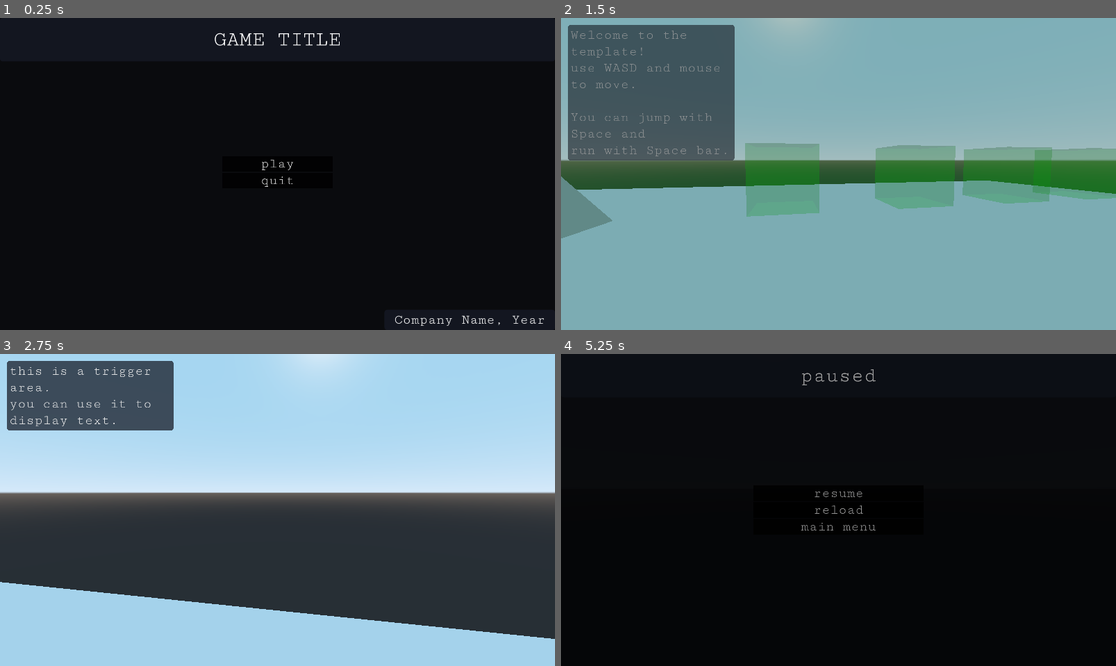
Above: before the commit, frames 1-4 (two rows, left to right).
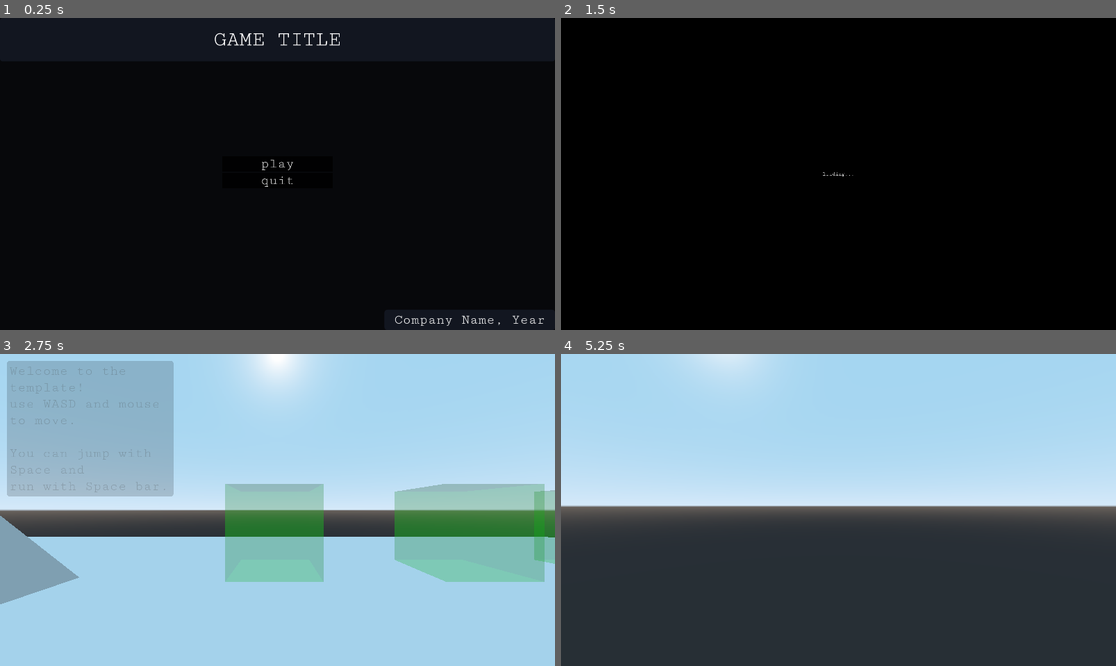
Above: after the commit, the same moments.

Repository: Zafuzi/DiverDash
Game: Godot game, scene res://scenes/main_menu.tscn
Same seed, same stepped clock (60 frames per second), same inputs: the game is played once before the commit and once after it.
Inputs (mouse positions are in pixels of both pictures, inside the frame that each line leads up to):
- Up to frame 1 (0.25 s): no input
- Up to frame 2 (1.5 s): click "play" at 0.5 s; move the mouse to (866, 174) at 1.27 s; press the mouse at (866, 174) at 1.28 s; hold W (move_forward) from 1.28 s (still down)
- Up to frame 3 (2.75 s): keep holding W (move_forward); tap Space (jump) at 1.52, 2.27 s; move the mouse to (249, 510) at 2.02 s; release the mouse at (249, 510) at 2.03 s; tap Shift (run) at 2.1 s
- Up to frame 4 (5.25 s): move the mouse to (849, 503) at 2.77 s; press the mouse at (849, 503) at 2.78 s; move the mouse to (832, 516) at 3.52 s; release the mouse at (832, 516) at 3.53 s; tap Shift (run) at 3.6 s; tap Space (jump) at 3.77, 4.52 s; tap Enter at 4.25 s; move the mouse to (877, 513) at 4.27 s; press the mouse at (877, 513) at 4.28 s; tap Escape (escape) at 4.9 s; release W (move_forward) at 5 s; release the mouse at (877, 513) at 5 s; click "reload" at 5 s

The runs differ from the first frame. In frame 2, 100% of the frame differs, in the area x 0-100%, y 0-100%; in frame 3, 50%; in frame 4, 100%.
Error before the commit: Second argument of yield() not a string (for signal name). (res://scripts/pause_menu.gd:28)
Error after the commit: Attempt to call function 'get_name' in base 'null instance' on a null instance. (res://scripts/loader.gd:66)

Commit message:
* switched fader to a proper loader

Diff:
--- a/main_theme.tres
+++ b/main_theme.tres
@@ -1,4 +1,6 @@
-[gd_resource type="Theme" load_steps=6 format=2]
+[gd_resource type="Theme" load_steps=8 format=2]
+
+[ext_resource path="res://fonts/CutiveMono_Regular.ttf" type="DynamicFontData" id=1]
 
 [sub_resource type="StyleBoxFlat" id=1]
 bg_color = Color( 0.25098, 0.25098, 0.25098, 1 )
@@ -15,7 +17,12 @@
 [sub_resource type="StyleBoxFlat" id=5]
 bg_color = Color( 0, 0, 0, 1 )
 
+[sub_resource type="DynamicFont" id=6]
+size = 18
+font_data = ExtResource( 1 )
+
 [resource]
+default_font = SubResource( 6 )
 Button/colors/font_color = Color( 0.88, 0.88, 0.88, 1 )
 Button/colors/font_color_disabled = Color( 0.9, 0.9, 0.9, 0.2 )
 Button/colors/font_color_hover = Color( 0.94, 0.94, 0.94, 1 )
--- a/nodes/fader.tscn
+++ /dev/null
@@ -1,25 +0,0 @@
-[gd_scene load_steps=2 format=2]
-
-[ext_resource path="res://scripts/fader.gd" type="Script" id=1]
-
-[node name="fader" type="CanvasLayer"]
-pause_mode = 2
-layer = 100
-script = ExtResource( 1 )
-
-[node name="rect" type="ColorRect" parent="."]
-anchor_right = 1.0
-anchor_bottom = 1.0
-mouse_filter = 2
-color = Color( 0, 0, 0, 0 )
-__meta__ = {
-"_edit_use_anchors_": false
-}
-
-[node name="tween" type="Tween" parent="."]
-
-[node name="timer" type="Timer" parent="."]
-wait_time = 0.5
-one_shot = true
-
-[connection signal="timeout" from="timer" to="." method="_change_scene"]
--- /dev/null
+++ b/nodes/loader.tscn
@@ -0,0 +1,187 @@
+[gd_scene load_steps=6 format=2]
+
+[ext_resource path="res://scripts/loader.gd" type="Script" id=1]
+[ext_resource path="res://main_theme.tres" type="Theme" id=2]
+
+[sub_resource type="Animation" id=5]
+length = 0.001
+tracks/0/type = "value"
+tracks/0/path = NodePath("fader:visible")
+tracks/0/interp = 1
+tracks/0/loop_wrap = true
+tracks/0/imported = false
+tracks/0/enabled = true
+tracks/0/keys = {
+"times": PoolRealArray( 0 ),
+"transitions": PoolRealArray( 1 ),
+"update": 0,
+"values": [ false ]
+}
+tracks/1/type = "value"
+tracks/1/path = NodePath("fader:modulate")
+tracks/1/interp = 1
+tracks/1/loop_wrap = true
+tracks/1/imported = false
+tracks/1/enabled = true
+tracks/1/keys = {
+"times": PoolRealArray( 0 ),
+"transitions": PoolRealArray( 1 ),
+"update": 0,
+"values": [ Color( 1, 1, 1, 1 ) ]
+}
+
+[sub_resource type="Animation" id=3]
+resource_name = "fade_in"
+length = 0.5
+tracks/0/type = "value"
+tracks/0/path = NodePath("fader:self_modulate")
+tracks/0/interp = 1
+tracks/0/loop_wrap = true
+tracks/0/imported = false
+tracks/0/enabled = true
+tracks/0/keys = {
+"times": PoolRealArray( 0, 0.5 ),
+"transitions": PoolRealArray( 1, 1 ),
+"update": 0,
+"values": [ Color( 0, 0, 0, 0 ), Color( 0, 0, 0, 1 ) ]
+}
+tracks/1/type = "value"
+tracks/1/path = NodePath("fader/rect:color")
+tracks/1/interp = 1
+tracks/1/loop_wrap = true
+tracks/1/imported = false
+tracks/1/enabled = true
+tracks/1/keys = {
+"times": PoolRealArray( 0, 0.5 ),
+"transitions": PoolRealArray( 1, 1 ),
+"update": 0,
+"values": [ Color( 0, 0, 0, 0 ), Color( 0, 0, 0, 1 ) ]
+}
+tracks/2/type = "value"
+tracks/2/path = NodePath("fader/label:custom_colors/font_color")
+tracks/2/interp = 1
+tracks/2/loop_wrap = true
+tracks/2/imported = false
+tracks/2/enabled = true
+tracks/2/keys = {
+"times": PoolRealArray( 0, 0.5 ),
+"transitions": PoolRealArray( 1, 1 ),
+"update": 0,
+"values": [ Color( 1, 1, 1, 0 ), Color( 1, 1, 1, 1 ) ]
+}
+tracks/3/type = "value"
+tracks/3/path = NodePath("fader:visible")
+tracks/3/interp = 1
+tracks/3/loop_wrap = true
+tracks/3/imported = false
+tracks/3/enabled = true
+tracks/3/keys = {
+"times": PoolRealArray( 0 ),
+"transitions": PoolRealArray( 1 ),
+"update": 1,
+"values": [ true ]
+}
+tracks/4/type = "value"
+tracks/4/path = NodePath("fader:modulate")
+tracks/4/interp = 1
+tracks/4/loop_wrap = true
+tracks/4/imported = false
+tracks/4/enabled = true
+tracks/4/keys = {
+"times": PoolRealArray( 0 ),
+"transitions": PoolRealArray( 1 ),
+"update": 0,
+"values": [ Color( 1, 1, 1, 1 ) ]
+}
+
+[sub_resource type="Animation" id=4]
+resource_name = "fade_out"
+length = 0.5
+tracks/0/type = "value"
+tracks/0/path = NodePath("fader:self_modulate")
+tracks/0/interp = 1
+tracks/0/loop_wrap = true
+tracks/0/imported = false
+tracks/0/enabled = true
+tracks/0/keys = {
+"times": PoolRealArray( 0, 0.5 ),
+"transitions": PoolRealArray( 1, 1 ),
+"update": 0,
+"values": [ Color( 0, 0, 0, 1 ), Color( 0, 0, 0, 0 ) ]
+}
+tracks/1/type = "value"
+tracks/1/path = NodePath("fader/rect:color")
+tracks/1/interp = 1
+tracks/1/loop_wrap = true
+tracks/1/imported = false
+tracks/1/enabled = true
+tracks/1/keys = {
+"times": PoolRealArray( 0, 0.5 ),
+"transitions": PoolRealArray( 1, 1 ),
+"update": 0,
+"values": [ Color( 0, 0, 0, 1 ), Color( 0, 0, 0, 0 ) ]
+}
+tracks/2/type = "value"
+tracks/2/path = NodePath("fader/label:custom_colors/font_color")
+tracks/2/interp = 1
+tracks/2/loop_wrap = true
+tracks/2/imported = false
+tracks/2/enabled = true
+tracks/2/keys = {
+"times": PoolRealArray( 0, 0.5 ),
+"transitions": PoolRealArray( 1, 1 ),
+"update": 0,
+"values": [ Color( 1, 1, 1, 1 ), Color( 1, 1, 1, 0 ) ]
+}
+tracks/3/type = "value"
+tracks/3/path = NodePath("fader:visible")
+tracks/3/interp = 1
+tracks/3/loop_wrap = true
+tracks/3/imported = false
+tracks/3/enabled = true
+tracks/3/keys = {
+"times": PoolRealArray( 0.5 ),
+"transitions": PoolRealArray( 1 ),
+"update": 1,
+"values": [ false ]
+}
+
+[node name="fader" type="CanvasLayer"]
+pause_mode = 2
+layer = 100
+script = ExtResource( 1 )
+
+[node name="fader" type="Control" parent="."]
+visible = false
+self_modulate = Color( 0, 0, 0, 1 )
+anchor_right = 1.0
+anchor_bottom = 1.0
+__meta__ = {
+"_edit_use_anchors_": false
+}
+
+[node name="rect" type="ColorRect" parent="fader"]
+anchor_right = 1.0
+anchor_bottom = 1.0
+mouse_filter = 2
+color = Color( 0, 0, 0, 1 )
+__meta__ = {
+"_edit_use_anchors_": false
+}
+
+[node name="label" type="Label" parent="fader"]
+anchor_right = 1.0
+anchor_bottom = 1.0
+theme = ExtResource( 2 )
+custom_colors/font_color = Color( 1, 1, 1, 1 )
+text = "loading..."
+align = 1
+valign = 1
+__meta__ = {
+"_edit_use_anchors_": false
+}
+
+[node name="animation" type="AnimationPlayer" parent="."]
+anims/RESET = SubResource( 5 )
+anims/fade_in = SubResource( 3 )
+anims/fade_out = SubResource( 4 )
--- a/project.godot
+++ b/project.godot
@@ -22,9 +22,9 @@
 
 [autoload]
 
-fader="*res://nodes/fader.tscn"
+loader="*res://nodes/loader.tscn"
 fullscreen="*res://nodes/fullscreen.tscn"
-PiperSocket="*res://scripts/piperSocket.gd"
+piper="*res://scripts/piperSocket.gd"
 
 [display]
 
@@ -86,4 +86,5 @@
 
 [rendering]
 
+environment/default_clear_color=Color( 0, 0, 0, 1 )
 environment/default_environment="res://default_env.tres"
--- a/scripts/fader.gd
+++ /dev/null
@@ -1,45 +0,0 @@
-extends CanvasLayer
-
-var path = "test"
-
-var duration = 0.5
-var rect
-var tween
-var timer
-
-func _ready():
-	rect = $rect
-	tween = $tween
-	timer = $timer
-	timer.wait_time = duration
-
-func _fade_start(var scene_path):
-	path = "res://scenes/" + scene_path + ".tscn"
-	var file = File.new()
-	if file.file_exists(path):
-		_fade_out()
-		timer.start()
-	else:
-		_reload_scene()
-
-func _fade_in():
-	tween.interpolate_property(rect, "color",
-	rect.color, Color(0.0, 0.0, 0.0, 0.0), duration,
-	Tween.TRANS_LINEAR, Tween.EASE_IN_OUT)
-	tween.start()
-
-func _fade_out():
-	tween.interpolate_property(rect, "color",
-	rect.color, Color(0.0, 0.0, 0.0, 1.0), duration,
-	Tween.TRANS_LINEAR, Tween.EASE_IN_OUT)
-	tween.start()
-
-func _reload_scene():
-	var current_scene = get_tree().get_current_scene().get_name()
-	path = "res://scenes/" + current_scene + ".tscn"
-	_fade_out()
-	timer.start()
-
-func _change_scene():
-	get_tree().change_scene(path)
-	_fade_in()
--- /dev/null
+++ b/scripts/loader.gd
@@ -0,0 +1,68 @@
+extends CanvasLayer
+
+var loader
+var wait_frames
+var time_max = 100 # msec
+var current_scene
+
+func _ready():
+	var root = get_tree().get_root()
+	current_scene = root.get_child(root.get_child_count() -1)
+
+func goto_scene(path): # Game requests to switch to this scene.
+	fade_in()
+	loader = ResourceLoader.load_interactive("res://scenes/" + path + ".tscn")
+	if loader == null: # Check for errors.
+		push_error("failed to load path: " + path)
+		return
+	set_process(true)
+	current_scene.queue_free() # Get rid of the old scene.
+
+func fade_in():
+	$animation.play("fade_in")
+	wait_frames = 100
+
+
+func fade_out():
+	$animation.play("fade_out")
+	wait_frames = 100
+
+func _process(time):
+	if loader == null:
+		# no need to process anymore
+		set_process(false)
+		return
+
+	# Wait for frames to let the "loading" animation show up.
+	if wait_frames > 0:
+		wait_frames -= 1
+		return
+
+	var t = OS.get_ticks_msec()
+	# Use "time_max" to control for how long we block this thread.
+	while OS.get_ticks_msec() < t + time_max:
+		# Poll your loader.
+		var err = loader.poll()
+
+		if err == ERR_FILE_EOF: # Finished loading.
+			var resource = loader.get_resource()
+			loader = null
+			set_new_scene(resource)
+			break
+		elif err == OK:
+			#update_progress()
+			pass
+		else: # Error during loading.
+			push_error(str(err))
+			loader = null
+			break
+
+func set_new_scene(scene_resource):
+	current_scene = scene_resource.instance()
+	get_node("/root").add_child(current_scene)
+	fade_out()
+
+func reload_scene():
+	var current_scene = get_tree().get_current_scene().get_name()
+	var path = "res://scenes/" + current_scene + ".tscn"
+	get_tree().reload_current_scene()
--- a/scripts/pause_menu.gd
+++ b/scripts/pause_menu.gd
@@ -25,9 +25,9 @@
 	menu.hide()
 
 func _reload():
-	yield(self, fader._reload_scene())
+	loader.reload_scene()
 	_unpause_game()
 
 func _main_menu():
 	menu.hide()
-	fader._fade_start("main_menu")
+	loader.goto_scene("main_menu")
--- a/scripts/play_button.gd
+++ b/scripts/play_button.gd
@@ -4,4 +4,4 @@
 
 func _play_game():
 	Input.set_mouse_mode(Input.MOUSE_MODE_CAPTURED)
-	fader._fade_start(start_scene)
+	loader.goto_scene(start_scene)
--- a/scripts/player.gd
+++ b/scripts/player.gd
@@ -30,7 +30,7 @@
 		pos = self.global_transform.origin,
 		rot = self.rotation
 	}
-	PiperSocket._send(message)
+	piper._send(message)
 
 func _physics_process(delta):
 
@@ -75,7 +75,7 @@
 	#prevents infinite falling
 	if translation.y < fall_limit and playable:
 		playable = false
-		fader._reload_scene()
+		loader.reload_scene()
 
 func _unhandled_input(event):
 	if event is InputEventMouseMotion and playable:
--- a/scripts/portal.gd
+++ b/scripts/portal.gd
@@ -4,4 +4,4 @@
 
 func _portal_use():
 	Input.set_mouse_mode(Input.MOUSE_MODE_VISIBLE)
-	fader._fade_start(path)
+	loader.goto_scene(path)
--- a/scripts/quit_button.gd
+++ b/scripts/quit_button.gd
@@ -6,7 +6,6 @@
 	timer = $timer
 
 func _quit_pressed():
-	fader._fade_out()
 	timer.start()
 
 func _quit_game():
--- a/scripts/warp.gd
+++ b/scripts/warp.gd
@@ -13,11 +13,11 @@
 func _warp_start():
 	player = get_node(player_path)
 	player.playable = false
-	fader._fade_out()
+	#loader._fade_out()
 	timer.start()
 
 func _move_player():
-	fader._fade_in()
+	#fader._fade_in()
 	var target = get_node(target_path)
 	player.global_transform = target.global_transform
 	player.playable = true
